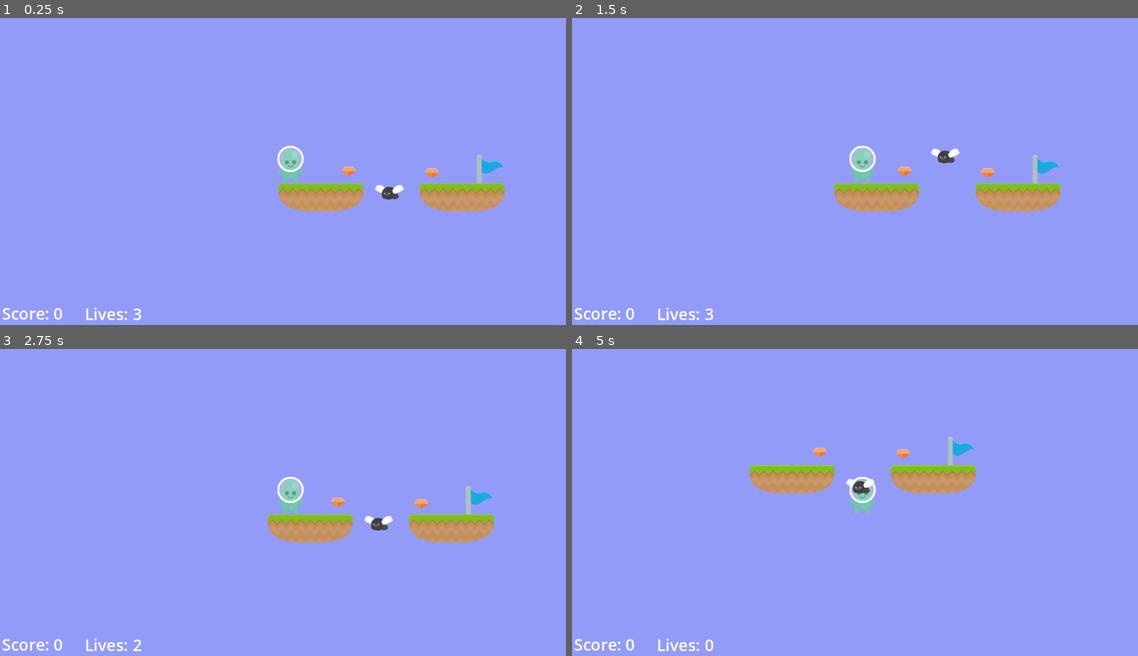
Above: before the commit, frames 1-4 (two rows, left to right).
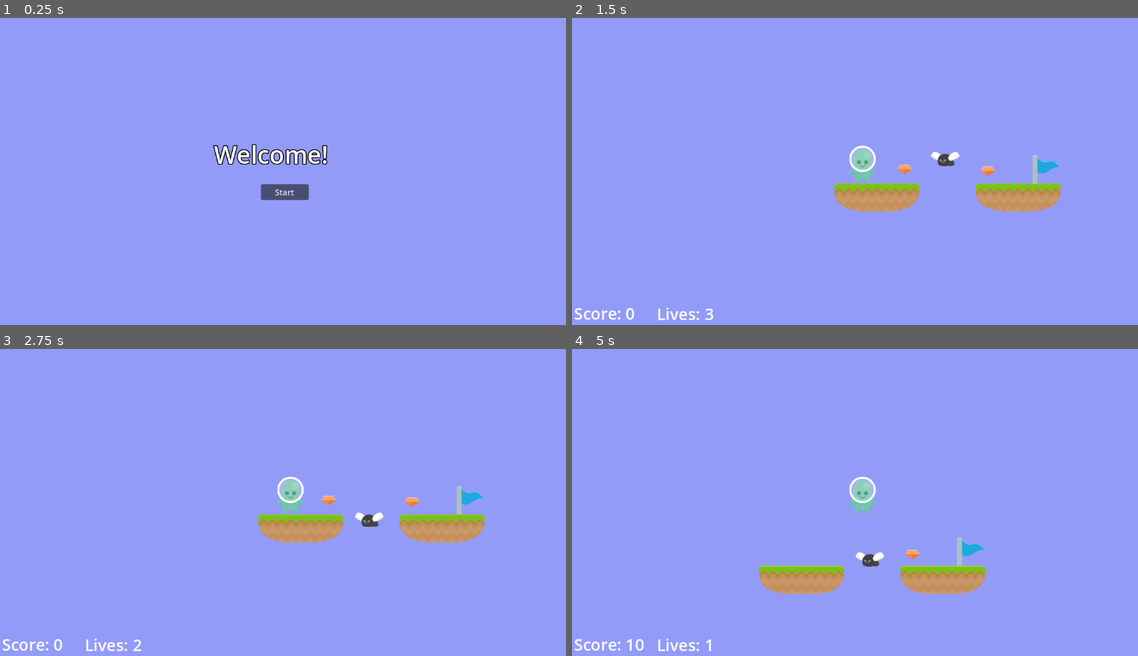
Above: after the commit, the same moments.

Repository: adrianschofield/unshaped-godot-2dplatformer
Game: Godot game, scene res://Scenes/level_0.tscn
Two runs of this game, one before a commit and one after it. Both use one fixed random seed, a clock stepped at 60 frames per second and the inputs below. Before the commit the project starts from res://Scenes/level_1.tscn. Sound files missing from this copy of the repository are replaced by a short silence.
Inputs (mouse positions are in pixels of both pictures, inside the frame that each line leads up to):
- Up to frame 1 (0.25 s): no input
- Up to frame 2 (1.5 s): click (855, 192) at 0.5 s, where only the run after the commit has a clickable "Start"; hold Right from 1.28 s (still down)
- Up to frame 3 (2.75 s): keep holding Right; tap Space at 1.52, 2.27 s
- Up to frame 4 (5 s): release Right at 2.78 s; hold Left 2.78-3.53 s; hold Right from 3.53 s (still down); tap Space at 3.77, 4.52 s

The runs differ from the first frame. In frame 1, 4.5% of the frame differs, in the area x 0-90%, y 41-99%; in frame 2, 0.3%; in frame 3, 1.4%; in frame 4, 6.1%, in the area x 9-74%, y 28-99%.
Error before the commit: Invalid assignment of property or key 'visible' with value of type 'bool' on a base object of type 'null instance'. (res://Scripts/ui.gd:25)

Commit message:
Moving Game over code to the new level

Diff:
--- a/Scripts/global.gd
+++ b/Scripts/global.gd
@@ -13,15 +13,19 @@
 
 # levels
 var current_scene = null
+var level0_scene = preload("res://Scenes/level_0.tscn")
 var level1_scene = preload("res://Scenes/level_1.tscn")
 var level2_scene = preload("res://Scenes/level_2.tscn")
 const max_level : int = 2
-var current_level : int = 1
+# set this to zero so our default scene is always level 0
+var current_level : int = 0
+# Set to true when we hit any game over condition
+var game_over_state : bool = false
 
 # Called when the node enters the scene tree for the first time.
 func _ready():
 	# All this does is set up the current scene in our case that
-	# will be level 1
+	# will be level 0
 	var root = get_tree().root
 	current_scene = root.get_child(root.get_child_count() - 1)
 
@@ -49,7 +53,11 @@
 	# Remove the current scene
 	current_scene.free()
 
-	if current_level == 1:
+	if current_level == 0:
+		current_scene = level0_scene.instantiate()
+		get_tree().root.add_child(current_scene)
+		get_tree().current_scene = current_scene
+	elif current_level == 1:
 		current_scene = level1_scene.instantiate()
 		get_tree().root.add_child(current_scene)
 		get_tree().current_scene = current_scene
@@ -83,8 +91,24 @@
 		do_game_over()
 
 func do_game_over():
-	current_level = 1
-	Global.game_over.emit()
+	game_over_state = true
+	# set current level to 0 as we must be at a game over state
+	current_level = 0
+	# reset player state
+	score = 0
+	lives = 3
+	# Then because the current scene may still be doing something
+	# defer the call until that is all finished
+	call_deferred("_deferred_goto_scene")
+	# current_level = 1
+
+	# Global.game_over.emit()
+	# instead of telling nodes that the game is over
+	# just instantiate the scene for level 0 and let the scene
+	# handle things
+
+	current_level = 0
+
 
 func do_respawn():
 	Global.respawn.emit()
--- a/Scripts/ui.gd
+++ b/Scripts/ui.gd
@@ -9,7 +9,7 @@
 	# Connect our signals
 	Global.update_score.connect(ui_update_score)
 	Global.update_lives.connect(ui_update_lives)
-	Global.game_over.connect(ui_game_over)
+	# Global.game_over.connect(ui_game_over)
 
 func ui_set_default_values():
 	get_node("CanvasLayer/Lives").text = str("Lives: ", Global.lives)
@@ -21,5 +21,5 @@
 func ui_update_lives():
 	get_node("CanvasLayer/Lives").text = str("Lives: ", Global.lives)
 
-func ui_game_over():
-	get_node("CanvasLayer/GameOver").visible = true
+#func ui_game_over():
+#	get_node("CanvasLayer/GameOver").visible = true
--- a/project.godot
+++ b/project.godot
@@ -11,7 +11,7 @@
 [application]
 
 config/name="Unshaped-Platformer2D"
-run/main_scene="res://Scenes/level_1.tscn"
+run/main_scene="res://Scenes/level_0.tscn"
 config/features=PackedStringArray("4.1", "Forward Plus")
 config/icon="res://icon.svg"
 
